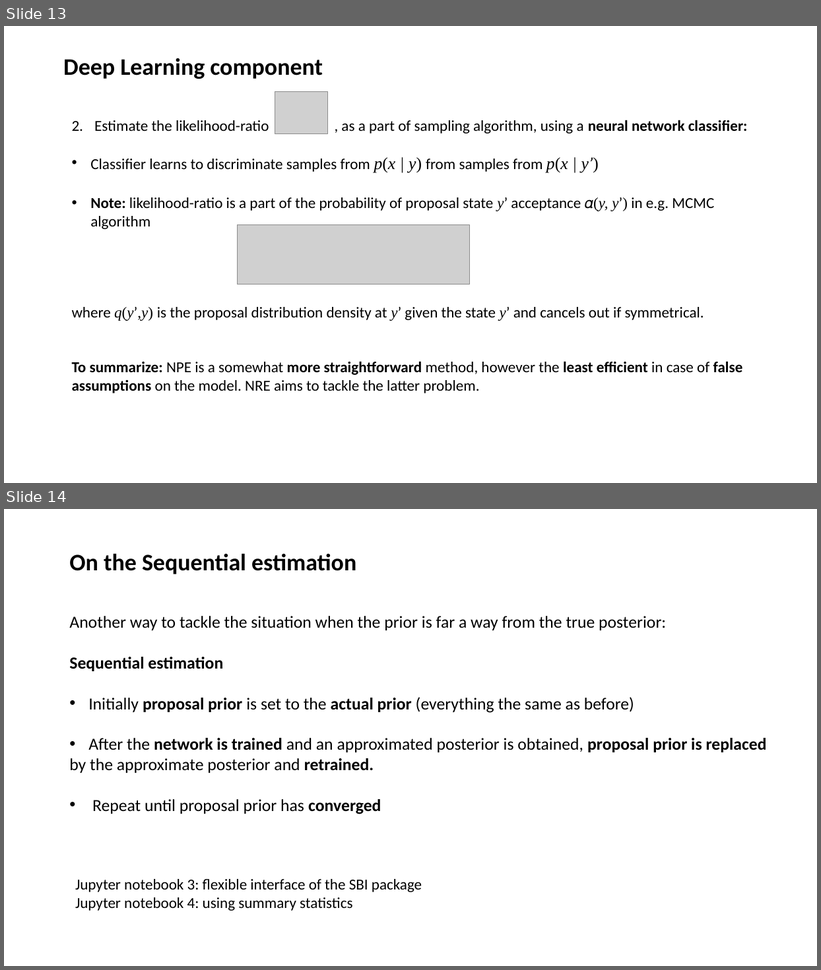
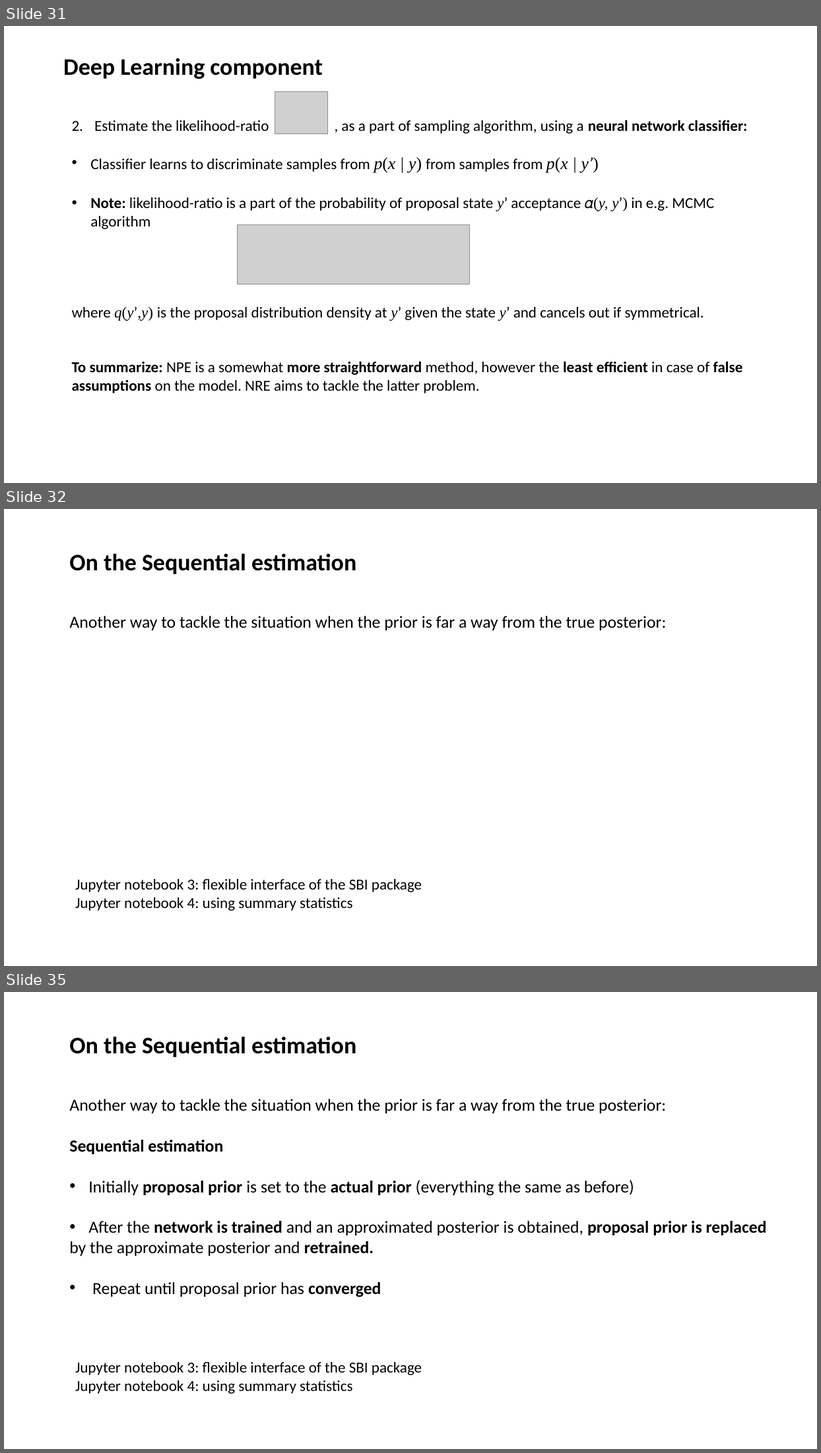
Before and after one commit to albazarova/sbi_intro, a slide deck: SBI_tutorial_v1.2.pptx. Shown one above the other, each under a label of ours: slides 13 and 14 before the commit, slides 31, 32 and 35 after it; the slides between them are not shown. The pictures are 821x970 and 821x1453 pixels, drawn with LibreOffice and Linux fonts; fonts in the diff are those of the drawing; grey boxes stand for pictures. Boxes give left, top, right and bottom in pixels: in the first picture for what was removed or moved away, otherwise in the second. Text is boxed around its words. In the diff, an @@ line names an element or a change of style, - is before the commit and + after.

```diff
--- a/SBI_tutorial_v1.2.pptx
+++ b/SBI_tutorial_v1.2.pptx
@@ slide 32 added at [4,509,817,966], background #FFFFFF @@
@@ text added at [69,553,356,574], 28 pt, text #000000, bold @@
+On the Sequential estimation
@@ text added at [69,616,666,630], 20 pt, text #000000 @@
+Another way to tackle the situation when the prior is far a way from the true posterior:
@@ text added at [75,879,422,911], 18 pt, text #000000 @@
+Jupyter notebook 3: flexible interface of the SBI package
+Jupyter notebook 4: using summary statistics
@@ what was slide 13 is now slide 31 @@
@@ what was slide 14 is now slide 35 @@
```
Also in this commit, not shown: 4 slides changed, 20 other slides added.
